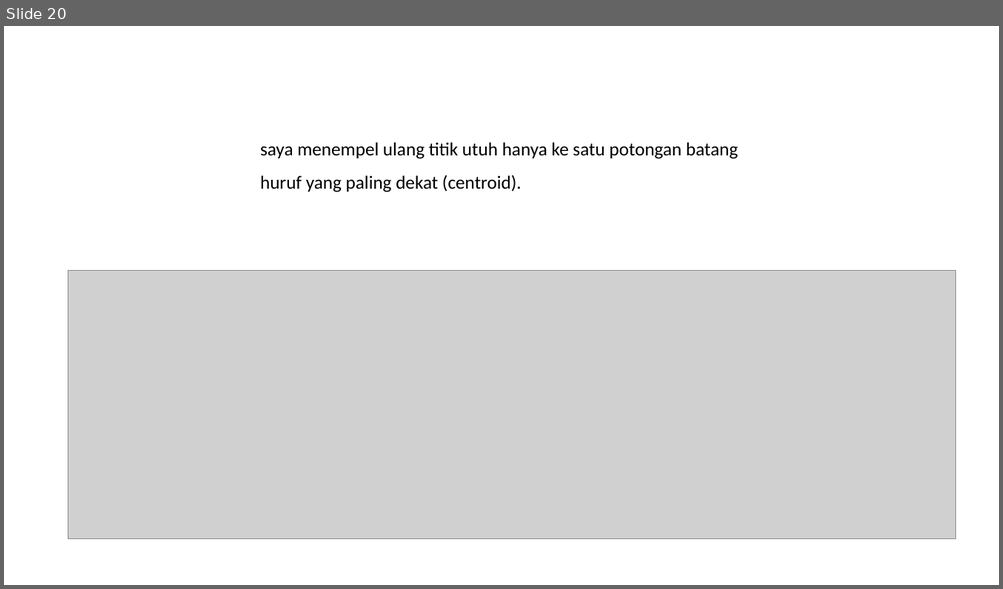
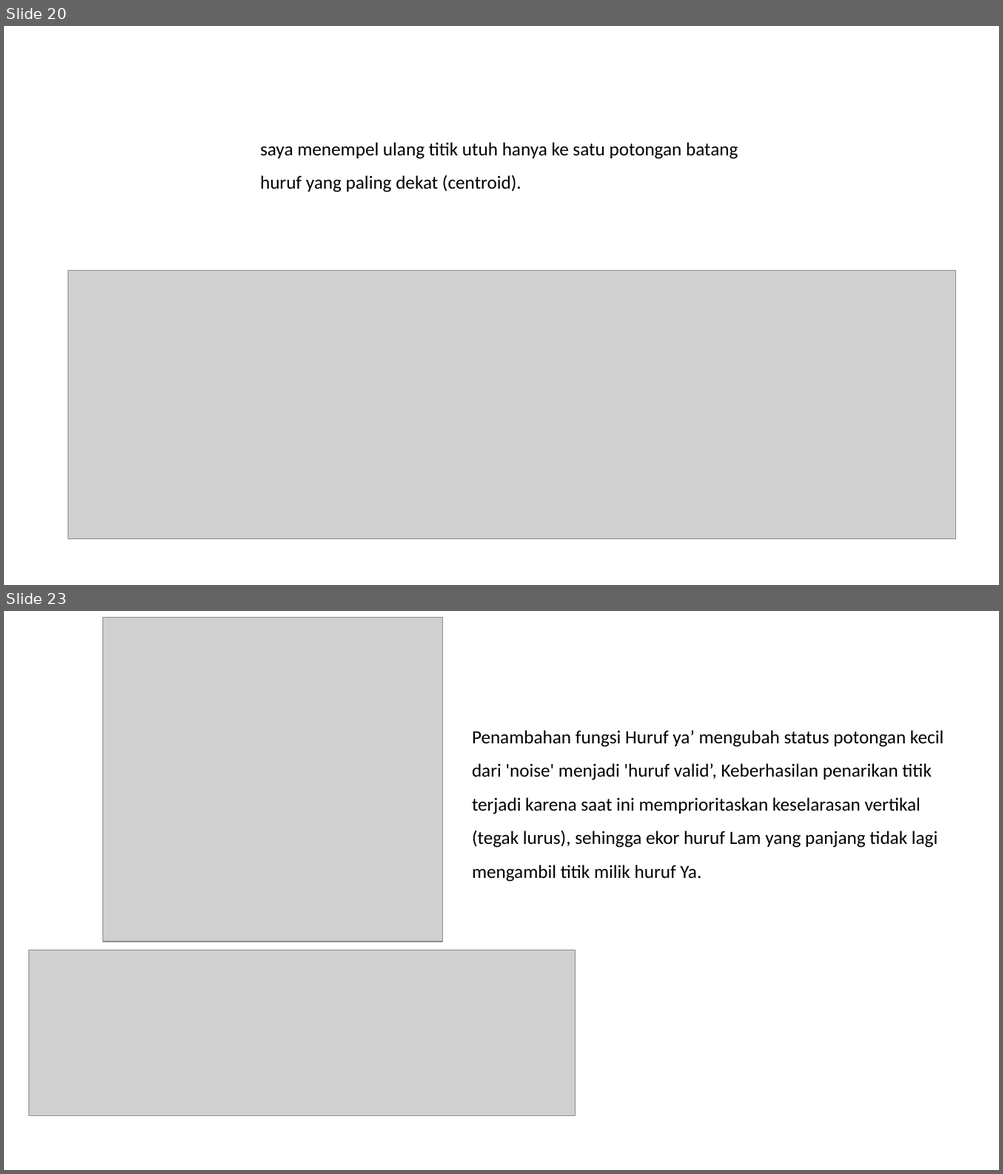
Before and after one commit to fajrullll/TA, a slide deck: LAPORAN PROGRES TUGAS AKHIR.pptx. Shown one above the other, each under a label of ours: slide 20 before the commit, slides 20 and 23 after it; the slides between them are not shown. The pictures are 1003x589 and 1003x1174 pixels, drawn with LibreOffice and Linux fonts; fonts in the diff are those of the drawing; grey boxes stand for pictures. Boxes give left, top, right and bottom in pixels: in the first picture for what was removed or moved away, otherwise in the second. Text is boxed around its words. In the diff, an @@ line names an element or a change of style, - is before the commit and + after.

```diff
--- a/LAPORAN PROGRES TUGAS AKHIR.pptx
+++ b/LAPORAN PROGRES TUGAS AKHIR.pptx
@@ slide 23 added at (4,611,999,1170), background #FFFFFF @@
@@ picture added at (103,617,443,942) @@
@@ text added at (472,730,943,882), 18 pt, text #000000 @@
+Penambahan fungsi Huruf ya’ mengubah status potongan kecil dari 'noise' menjadi 'huruf valid’, Keberhasilan penarikan titik terjadi karena saat ini memprioritaskan keselarasan vertikal (tegak lurus), sehingga ekor huruf Lam yang panjang tidak lagi mengambil titik milik huruf Ya.
@@ picture added at (28,951,575,1116) @@
```
Also in this commit, not shown: 23 other slides added, 13 other files.
